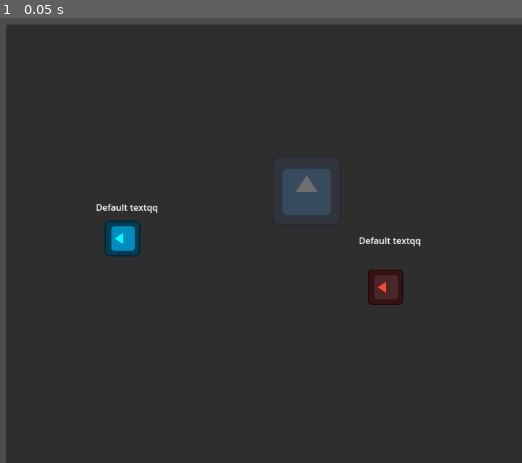
Above: before the commit, frame 1.
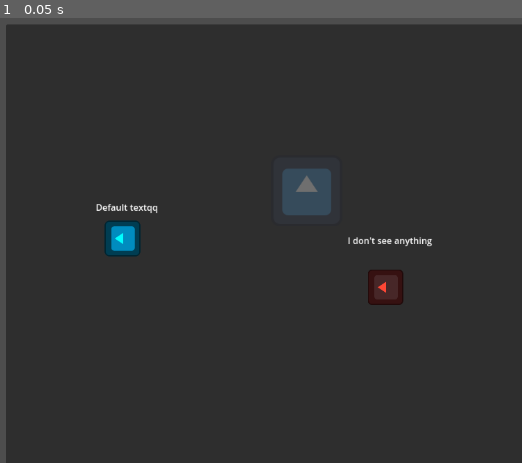
Above: after the commit, the same moment.

Repository: haladrias/godot_wild_jam_82_project
Game: Godot game, scene res://scenes/main.tscn
Same seed, same stepped clock (60 frames per second), same inputs: the game is played once before the commit and once after it. The engine's default icon, where the game draws it, is replaced by a stand-in: a white triangle on a blue panel in a dark square.
Inputs:
- Up to frame 1 (0.05 s): no input

The runs differ from the first frame. In frame 1, 0.2% of the frame differs, in the area x 66-83%, y 49-52%.
Error before the commit: Parse Error: Could not parse global class "DetectionComponent" from "res://scripts/detection_component.gd". (res://scripts/temp_player.gd:4)
Error after the commit: Invalid access to property or key 'proximity_detection_triggered' on a base object of type 'Node2D (DetectionComponent)'. (res://scripts/temp_player.gd:10)

Commit message:
Update in preparation of merge

Diff:
--- a/project.godot
+++ b/project.godot
@@ -63,6 +63,17 @@
 "events": [Object(InputEventKey,"resource_local_to_scene":false,"resource_name":"","device":-1,"window_id":0,"alt_press …(192 unchanged characters)…
 ]
 }
+}
+space_bar={
+"deadzone": 0.2,
+"events": [Object(InputEventKey,"resource_local_to_scene":false,"resource_name":"","device":-1,"window_id":0,"alt_pressed":false,"shift_pressed":false,"ctrl_pressed":false,"meta_pressed":false,"pressed":false,"keycode":0,"physical_keycode":32,"key_label":0,"unicode":32,"location":0,"echo":false,"script":null)
+]
+}
+
+[layer_names]
+
+2d_physics/layer_7="PlayerDetection"
+2d_physics/layer_8="EnemyDetection"
 
 [rendering]
 
--- a/scripts/detection_component.gd
+++ b/scripts/detection_component.gd
@@ -105,10 +105,10 @@
 
 func set_faction_groups():
 	# Can use this to filter out bodies based on factions defined in GlobalConstants.gd (based on group membership)
-		match faction:
-			GlobalConstants.FactionType.Player:
+	match faction:
+		GlobalConstants.FactionType.Player:
 			view_cone.add_to_group("PlayerDetector")
 			proximity_area.add_to_group("PlayerDetector")
-			GlobalConstants.FactionType.Enemy:
+		GlobalConstants.FactionType.Enemy:
 			view_cone.add_to_group("EnemyDetector")
 			proximity_area.add_to_group("EnemyDetector")
--- a/scripts/game.gd
+++ b/scripts/game.gd
@@ -1 +1,9 @@
 extends Node2D
+
+func _ready() -> void:
+	SignalBus.debug_set_grid_size.connect(set_panel)
+
+# For debug, we shoould remove it once we have a tilemap in place
+func set_panel(size):
+	$Panel.size = size
+	print("The playable area is " + str($Panel.size) + ". Remain within the panel boundary for the pathing to work.")
--- a/scripts/main.gd
+++ b/scripts/main.gd
@@ -11,6 +11,8 @@
 		get_tree().quit()
 	if event.is_action_pressed("restart_game"):
 		get_tree().reload_current_scene()
+	if event.is_action_pressed("space_bar"):
+		SignalBus.debug_spacebar_pressed.emit()
 
 func _ready() -> void:
 	SignalBus.portal_timer_completed.connect(on_portal_timer_completed)
--- a/scripts/signal_bus.gd
+++ b/scripts/signal_bus.gd
@@ -3,3 +3,8 @@
 signal player_entered_portal # Can be used to kick off UI changes, enemy behaviour, rescue timerq
 signal player_exited_portal
 signal portal_timer_completed
+signal player_position_changed
+
+## Debugging signals
+signal debug_spacebar_pressed
+signal debug_set_grid_size # Signals game.gd to update the panel size to indicate grid size
Not shown, changed: .gitignore
